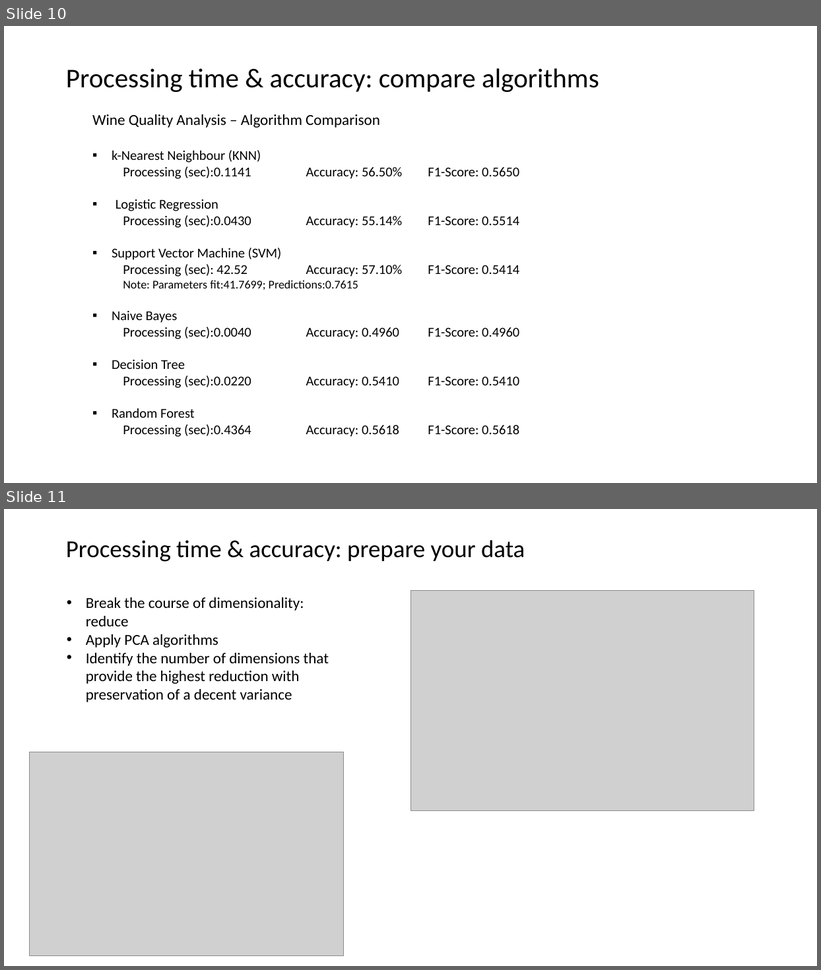
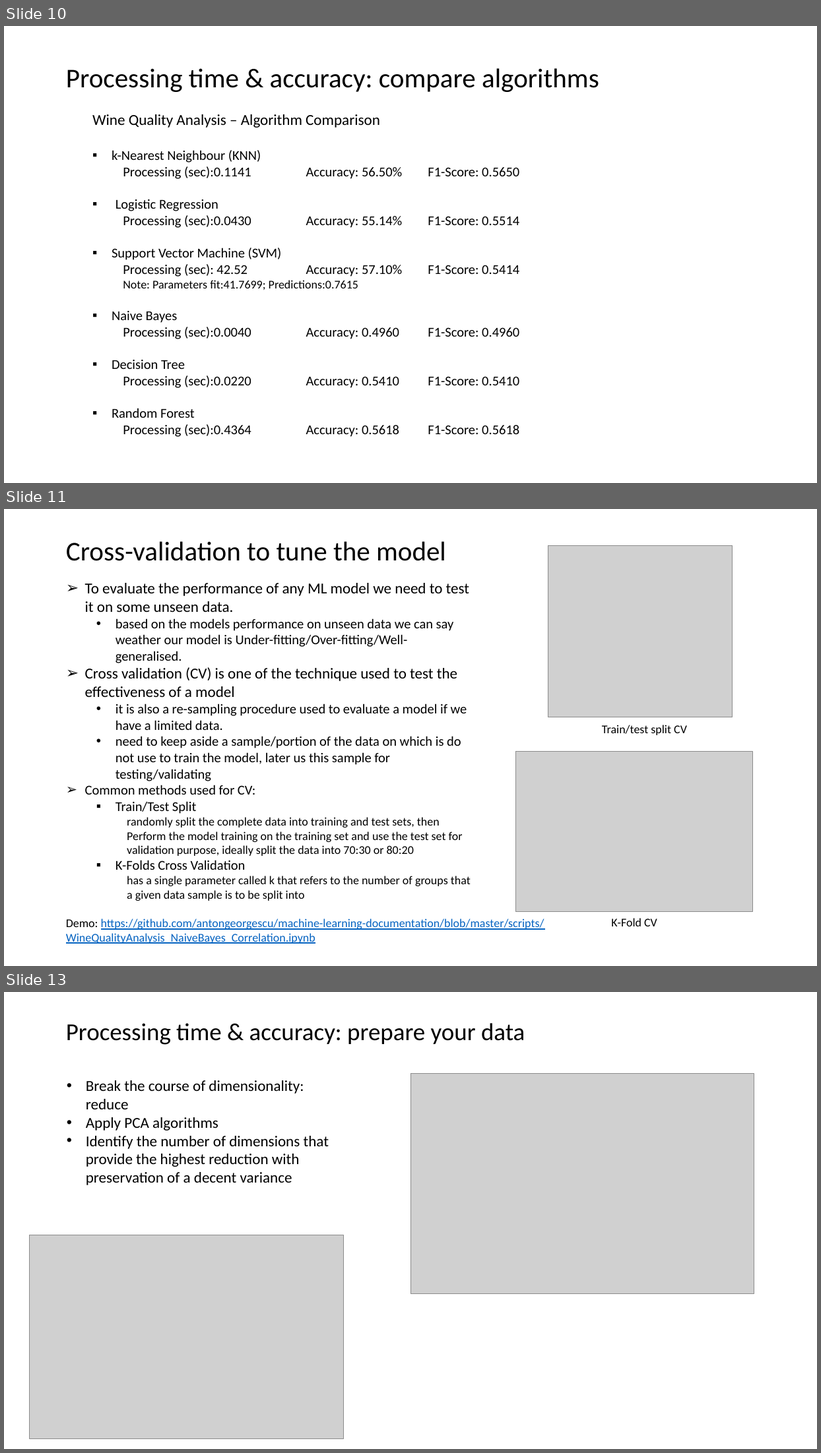
Before and after one commit to antongeorgescu/machine-learning-documentation, a slide deck: Algorithm and data vs performance and accuracy - Presentation.pptx. Shown one above the other, each under a label of ours: slides 10 and 11 before the commit, slides 10, 11 and 13 after it; the slides between them are not shown. The pictures are 821x970 and 821x1453 pixels, drawn with LibreOffice and Linux fonts; fonts in the diff are those of the drawing; grey boxes stand for pictures. Boxes give left, top, right and bottom in pixels: in the first picture for what was removed or moved away, otherwise in the second. Text is boxed around its words. In the diff, an @@ line names an element or a change of style, - is before the commit and + after.

Commit message:
Updated presentation with cross-validation slides

```diff
--- a/Algorithm and data vs performance and accuracy - Presentation.pptx
+++ b/Algorithm and data vs performance and accuracy - Presentation.pptx
@@ slide 11 added at bbox=[4, 509, 817, 966], background #FFFFFF @@
@@ title added at bbox=[66, 541, 446, 561], 32 pt, text #000000 @@
+Cross-validation to tune the model
@@ picture added at bbox=[548, 545, 733, 717] @@
@@ text added at bbox=[85, 583, 471, 901], 16 pt, text #000000 @@
+➢ To evaluate the performance of any ML model we need to test it on some unseen data.
+  • based on the models performance on unseen data we can say weather our model is Under-fitting/Over-fitting/Well-generalised.
+➢ Cross validation (CV) is one of the technique used to test the effectiveness of a model
+  • it is also a re-sampling procedure used to evaluate a model if we have a limited data.
+  • need to keep aside a sample/portion of the data on which is do not use to train the model, later us this sample for testing/validating
+➢ Common methods used for CV:
+  ▪ Train/Test Split
+    randomly split the complete data into training and test sets, then Perform the model training on the training set and use the test set for validation purpose, ideally split the data into 70:30 or 80:20
+  ▪ K-Folds Cross Validation
+    has a single parameter called k that refers to the number of groups that a given data sample is to be split into
@@ text added at bbox=[602, 725, 687, 735], 14 pt, text #000000 @@
+Train/test split CV
@@ picture added at bbox=[516, 752, 752, 912] @@
@@ text added at bbox=[66, 919, 545, 944], 14 pt, text #0563C1, underline @@
+Demo: https://github.com/antongeorgescu/machine-learning-documentation/blob/master/scripts/WineQualityAnalysis_NaiveBayes_Correlation.ipynb
@@ text added at bbox=[611, 918, 657, 927], 14 pt, text #000000 @@
+K-Fold CV
@@ what was slide 11 is now slide 13 @@
```
Also in this commit, not shown: 2 slides changed, 1 other slide added.
